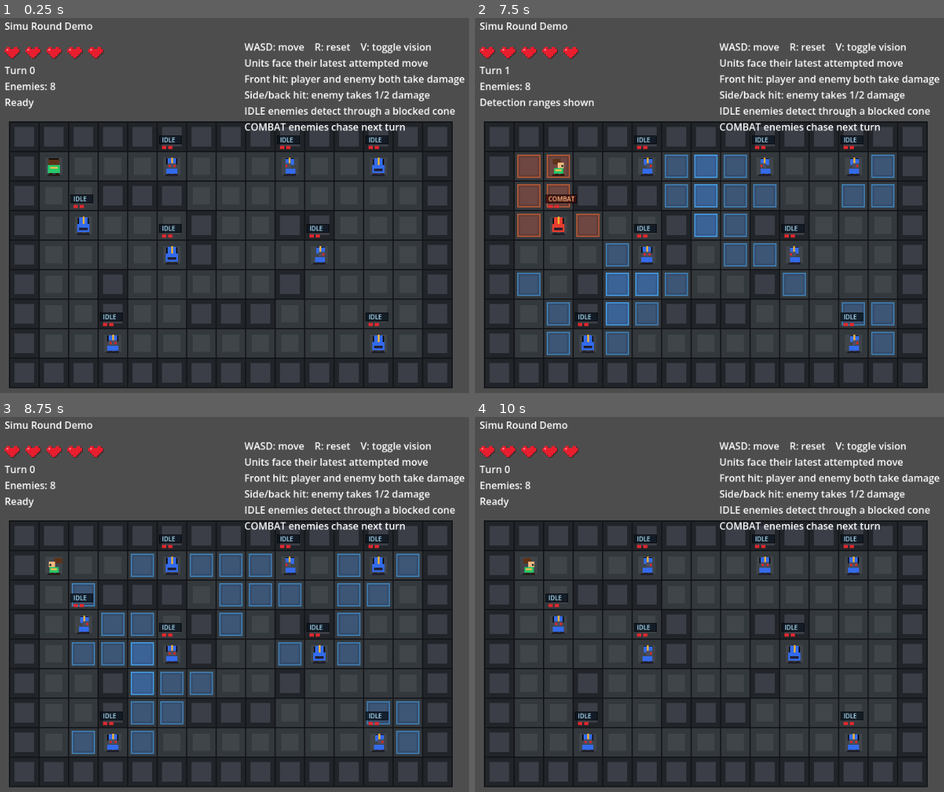
Above: before the commit, frames 1-4 (two rows, left to right).
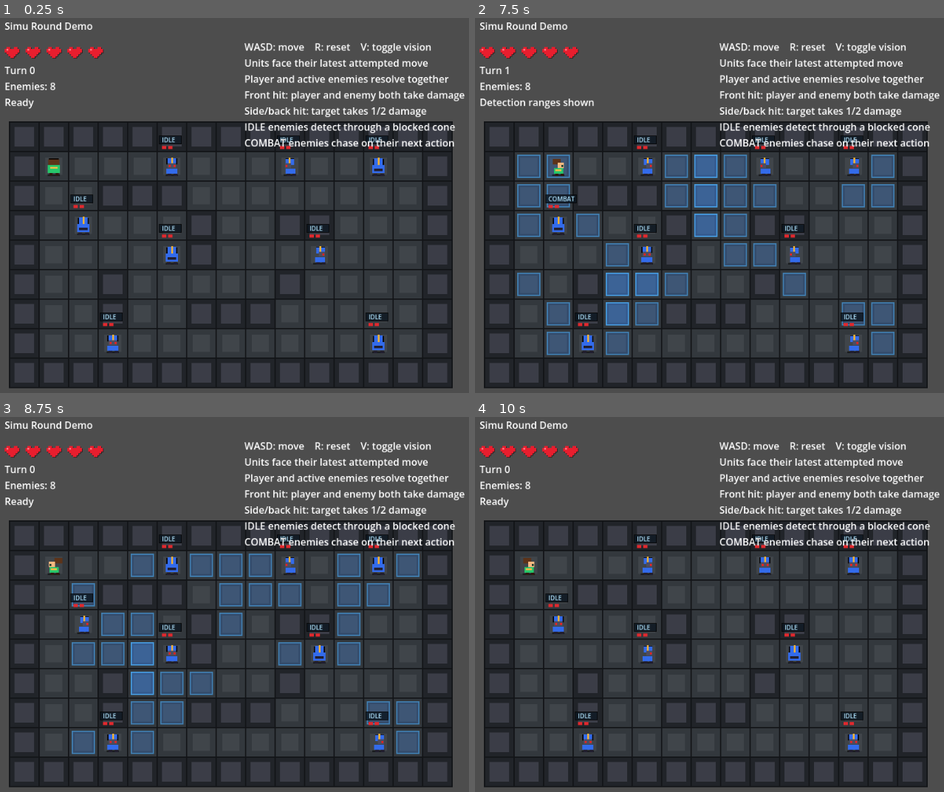
Above: after the commit, the same moments.

Repository: TreeGrassClanKindofLame/SimuRoundDemo
Game: Godot game, scene res://scenes/main.tscn
The game is run twice, just before and just after one commit, with the same random seed, the same clock (stepped at 60 frames per second) and the same inputs.
Inputs:
- Up to frame 1 (0.25 s): no input
- Up to frame 2 (7.5 s): tap Enter at 0.5, 2, 3.5 s; hold D 0.53-1.28 s; tap R every 1.5 s from 0.6 to 6.6 s; tap Space at 1.25, 2.75, 4.25 s; hold S 1.28-2.03 s; tap V every 1.5 s from 1.35 to 7.35 s; hold D 2.03-2.78 s; hold W 2.78-3.53 s; hold A 3.53-5.03 s; hold S 5.03-5.78 s; hold D 5.78-6.53 s; hold W 6.53-7.28 s; hold D from 7.28 s (still down)
- Up to frame 3 (8.75 s): release D at 8.03 s; hold S from 8.03 s (still down); tap R at 8.1 s
- Up to frame 4 (10 s): release S at 8.78 s; hold A 8.78-9.53 s; tap V at 8.85 s; hold W from 9.53 s (still down); tap R at 9.6 s

The runs differ from the first frame. In frame 1, 2.7% of the frame differs, in the area x 52-100%, y 15-35%; in frame 2, 4.6%, in the area x 8-100%, y 15-59%; in frame 3, 2.7%; in frame 4, 2.7%.

Commit message:
修改为真同时回合制

Diff:
--- a/scenes/main.tscn
+++ b/scenes/main.tscn
@@ -19,7 +19,9 @@
 offset_top = 96.0
 offset_right = 420.0
 offset_bottom = 168.0
-text = "Turn 0"
+text = "Turn 0
+Enemies: 8
+Ready"
 
 [node name="Help" type="Label" parent="HUD" unique_id=1110675165]
 offset_left = 430.0
@@ -28,7 +30,8 @@
 offset_bottom = 178.0
 text = "WASD: move    R: reset    V: toggle vision
 Units face their latest attempted move
+Player and active enemies resolve together
 Front hit: player and enemy both take damage
-Side/back hit: enemy takes 1/2 damage
+Side/back hit: target takes 1/2 damage
 IDLE enemies detect through a blocked cone
-COMBAT enemies chase next turn"
+COMBAT enemies chase on their next action"
--- a/scripts/main.gd
+++ b/scripts/main.gd
@@ -221,7 +221,6 @@
 		"max_hp": 2,
 		"alive": true,
 		"state": EnemyState.IDLE,
-		"just_alerted": false,
 		"bump_timer": 0.0,
 		"bump_dir": DIR_NONE,
 		"hit_timer": 0.0,
@@ -233,49 +232,373 @@
 		return
 
 	turn_collision_pairs.clear()
-	_try_move_player(player_delta)
+	var snapshot := _create_turn_snapshot()
+	var intents := _collect_turn_intents(player_delta, snapshot)
+	_apply_intent_facings(intents)
+	var turn_event := _resolve_turn_intents(intents, snapshot)
+	var alert_event := ""
 	if player_alive:
-		_update_enemy_alerts()
-	if player_alive:
-		_take_enemy_turns()
+		alert_event = _update_enemy_alerts()
+	if player_alive and alert_event != "" and (turn_event == "" or turn_event == "Player moves"):
+		last_event = alert_event
+	elif player_alive and turn_event != "":
+		last_event = turn_event
 	turn_count += 1
 	_update_hud()
 	queue_redraw()
 
-func _try_move_player(delta: Vector2i) -> void:
-	_face_player(delta)
-
-	var target: Vector2i = player_pos + delta
-	if not _is_walkable_cell(target):
+func _create_turn_snapshot() -> Dictionary:
+	var occupants := {}
+	var enemy_indices_by_id := {}
+	occupants[_cell_key(player_pos)] = "player"
+
+	for index in range(enemies.size()):
+		var enemy: Dictionary = enemies[index]
+		if not enemy["alive"]:
+			continue
+
+		var enemy_id := str(enemy["id"])
+		occupants[_cell_key(enemy["pos"])] = enemy_id
+		enemy_indices_by_id[enemy_id] = index
+
+	return {
+		"player_pos": player_pos,
+		"occupants": occupants,
+		"enemy_indices_by_id": enemy_indices_by_id,
+	}
+
+func _collect_turn_intents(player_delta: Vector2i, snapshot: Dictionary) -> Array[Dictionary]:
+	var intents: Array[Dictionary] = []
+	intents.append(_make_turn_intent("player", -1, snapshot["player_pos"], player_delta))
+
+	for index in range(enemies.size()):
+		var enemy: Dictionary = enemies[index]
+		if not enemy["alive"] or int(enemy["state"]) != EnemyState.COMBAT:
+			continue
+
+		var delta := _decide_enemy_chase_action(index)
+		intents.append(_make_turn_intent(str(enemy["id"]), index, enemy["pos"], delta))
+
+	return intents
+
+func _make_turn_intent(unit_id: String, enemy_index: int, from: Vector2i, delta: Vector2i) -> Dictionary:
+	var target := from + delta
+	return {
+		"unit_id": unit_id,
+		"enemy_index": enemy_index,
+		"from": from,
+		"to": target,
+		"delta": delta,
+		"valid_target": delta == DIR_NONE or _is_walkable_cell(target),
+	}
+
+func _apply_intent_facings(intents: Array[Dictionary]) -> void:
+	for intent in intents:
+		var delta: Vector2i = intent["delta"]
+		if delta == DIR_NONE:
+			continue
+
+		if _is_player_intent(intent):
+			_face_player(delta)
+		else:
+			_face_enemy(int(intent["enemy_index"]), delta)
+
+func _resolve_turn_intents(intents: Array[Dictionary], snapshot: Dictionary) -> String:
+	var blocked := {}
+	var intent_by_unit := {}
+	var target_claims := {}
+	var events: Array[String] = []
+	var moved_player := false
+	var moved_enemy := false
+
+	for intent in intents:
+		var unit_id := str(intent["unit_id"])
+		blocked[unit_id] = false
+		intent_by_unit[unit_id] = intent
+
+		var delta: Vector2i = intent["delta"]
+		if delta == DIR_NONE or not bool(intent["valid_target"]):
+			continue
+
+		var target_key := _cell_key(intent["to"])
+		if not target_claims.has(target_key):
+			target_claims[target_key] = []
+		target_claims[target_key].append(unit_id)
+
+	for intent in intents:
+		var unit_id := str(intent["unit_id"])
+		var delta: Vector2i = intent["delta"]
+		if delta == DIR_NONE:
+			continue
+
+		if not bool(intent["valid_target"]):
+			blocked[unit_id] = true
+			_add_bump_event(events, intent, "wall")
+
+	var occupants: Dictionary = snapshot["occupants"]
+	for target_key in target_claims.keys():
+		var claimants: Array = target_claims[target_key]
+		if claimants.size() < 2:
+			continue
+
+		if not _is_target_cell_available_for_claimants(target_key, claimants, occupants, intent_by_unit, blocked):
+			var occupant_id := ""
+			if occupants.has(target_key):
+				occupant_id = str(occupants[target_key])
+			for unit_id in claimants:
+				blocked[str(unit_id)] = true
+				var intent: Dictionary = intent_by_unit[str(unit_id)]
+				var collision_event := _resolve_occupied_cell_collision(intent, occupant_id, snapshot)
+				if collision_event != "":
+					_add_unique_event(events, collision_event)
+				else:
+					_add_bump_event(events, intent, "contest")
+			continue
+
+		var winner_id := _select_contested_cell_winner(claimants)
+		for unit_id in claimants:
+			if str(unit_id) == winner_id:
+				continue
+			blocked[str(unit_id)] = true
+			var intent: Dictionary = intent_by_unit[str(unit_id)]
+			_add_bump_event(events, intent, "contest")
+		_resolve_contested_cell_collisions(claimants, intent_by_unit, events)
+
+	for intent in intents:
+		var unit_id := str(intent["unit_id"])
+		var delta: Vector2i = intent["delta"]
+		if delta == DIR_NONE or not bool(intent["valid_target"]):
+			continue
+
+		var target_key := _cell_key(intent["to"])
+		if not occupants.has(target_key):
+			continue
+
+		var occupant_id := str(occupants[target_key])
+		if occupant_id == unit_id:
+			continue
+		if bool(blocked[unit_id]):
+			continue
+		if _can_enter_vacated_cell(intent, occupant_id, intent_by_unit, blocked):
+			continue
+
+		blocked[unit_id] = true
+		if intent_by_unit.has(occupant_id):
+			var occupant_intent: Dictionary = intent_by_unit[occupant_id]
+			if occupant_intent["delta"] != DIR_NONE:
+				blocked[occupant_id] = true
+				_add_bump_event(events, occupant_intent, "occupied")
+
+		var collision_event := _resolve_occupied_cell_collision(intent, occupant_id, snapshot)
+		if collision_event != "":
+			_add_unique_event(events, collision_event)
+		else:
+			_add_bump_event(events, intent, "occupied")
+
+	for intent in intents:
+		var unit_id := str(intent["unit_id"])
+		var delta: Vector2i = intent["delta"]
+		if delta == DIR_NONE:
+			continue
+
+		if bool(blocked[unit_id]):
+			_start_intent_bump(intent)
+			continue
+
+		if _is_player_intent(intent):
+			player_pos = intent["to"]
+			moved_player = true
+		else:
+			var enemy_index := int(intent["enemy_index"])
+			if enemy_index < 0 or enemy_index >= enemies.size() or not enemies[enemy_index]["alive"]:
+				continue
+			var enemy: Dictionary = enemies[enemy_index]
+			enemy["pos"] = intent["to"]
+			enemies[enemy_index] = enemy
+			moved_enemy = true
+
+	if player_alive and moved_player:
+		_add_unique_event(events, "Player moves")
+	if moved_enemy:
+		_add_unique_event(events, "Enemy chases player")
+
+	if not player_alive:
+		return last_event
+	return _select_turn_event(events)
+
+func _is_target_cell_available_for_claimants(target_key: String, claimants: Array, occupants: Dictionary, intent_by_unit: Dictionary, blocked: Dictionary) -> bool:
+	if not occupants.has(target_key):
+		return true
+
+	var occupant_id := str(occupants[target_key])
+	for unit_id in claimants:
+		var claimant_intent: Dictionary = intent_by_unit[str(unit_id)]
+		if not _can_enter_vacated_cell(claimant_intent, occupant_id, intent_by_unit, blocked):
+			return false
+	return true
+
+func _can_enter_vacated_cell(intent: Dictionary, occupant_id: String, intent_by_unit: Dictionary, blocked: Dictionary) -> bool:
+	if not intent_by_unit.has(occupant_id):
+		return false
+	if bool(blocked.get(occupant_id, false)):
+		return false
+
+	var occupant_intent: Dictionary = intent_by_unit[occupant_id]
+	var occupant_delta: Vector2i = occupant_intent["delta"]
+	if occupant_delta == DIR_NONE or not bool(occupant_intent["valid_target"]):
+		return false
+
+	var occupant_target: Vector2i = occupant_intent["to"]
+	var mover_start: Vector2i = intent["from"]
+	if occupant_target == mover_start:
+		return false
+	return true
+
+func _select_contested_cell_winner(claimants: Array) -> String:
+	for unit_id in claimants:
+		if str(unit_id) == "player":
+			return "player"
+	return str(claimants[rng.randi_range(0, claimants.size() - 1)])
+
+func _resolve_contested_cell_collisions(claimants: Array, intent_by_unit: Dictionary, events: Array[String]) -> void:
+	if not claimants.has("player"):
+		return
+
+	var hit_count := 0
+	for unit_id in claimants:
+		var enemy_id := str(unit_id)
+		if enemy_id == "player":
+			continue
+		if not _register_collision_pair("player", enemy_id):
+			continue
+
+		var enemy_intent: Dictionary = intent_by_unit[enemy_id]
+		var enemy_index := int(enemy_intent["enemy_index"])
+		if enemy_index < 0 or enemy_index >= enemies.size() or not enemies[enemy_index]["alive"]:
+			continue
+
+		_damage_enemy(enemy_index, DAMAGE_PER_COLLISION)
+		_damage_player(DAMAGE_PER_COLLISION)
+		hit_count += 1
+
+	if hit_count > 0:
+		_play_sound("hit")
+		_add_unique_event(events, _player_enemy_collision_event_text(CollisionSide.FRONT))
+
+func _resolve_occupied_cell_collision(intent: Dictionary, occupant_id: String, snapshot: Dictionary) -> String:
+	var unit_id := str(intent["unit_id"])
+	if unit_id != "player" and occupant_id != "player":
+		return ""
+
+	var enemy_indices_by_id: Dictionary = snapshot["enemy_indices_by_id"]
+	if unit_id == "player":
+		if not enemy_indices_by_id.has(occupant_id):
+			return ""
+		if not _register_collision_pair("player", occupant_id):
+			return "Player and enemy already collided this turn"
+
+		var enemy_index := int(enemy_indices_by_id[occupant_id])
+		if enemy_index < 0 or enemy_index >= enemies.size() or not enemies[enemy_index]["alive"]:
+			return ""
+
+		var enemy: Dictionary = enemies[enemy_index]
+		var enemy_pos: Vector2i = enemy["pos"]
+		var enemy_facing: Vector2i = enemy["facing"]
+		var attacker_pos: Vector2i = intent["from"]
+		var collision_side := _collision_side(enemy_pos, enemy_facing, attacker_pos)
+		var enemy_damage := _enemy_collision_damage(collision_side)
+		var player_damage := _player_collision_damage(collision_side)
+		_damage_enemy(enemy_index, enemy_damage)
+		if player_damage > 0:
+			_damage_player(player_damage)
+		_play_sound("hit")
+		return _player_enemy_collision_event_text(collision_side)
+
+	if occupant_id != "player":
+		return ""
+	if not _register_collision_pair("player", unit_id):
+		return "Player and enemy already collided this turn"
+
+	var attacker_enemy_index := int(intent["enemy_index"])
+	if attacker_enemy_index < 0 or attacker_enemy_index >= enemies.size() or not enemies[attacker_enemy_index]["alive"]:
+		return ""
+
+	var enemy_attacker_pos: Vector2i = intent["from"]
+	var player_side := _collision_side(player_pos, player_facing, enemy_attacker_pos)
+	var damage_to_player := _enemy_collision_damage(player_side)
+	var damage_to_enemy := _player_collision_damage(player_side)
+	if damage_to_enemy > 0:
+		_damage_enemy(attacker_enemy_index, damage_to_enemy)
+	if damage_to_player > 0:
+		_damage_player(damage_to_player)
+	_play_sound("hit")
+	return _enemy_player_collision_event_text(player_side)
+
+func _add_bump_event(events: Array[String], intent: Dictionary, reason: String) -> void:
+	if _is_player_intent(intent):
+		if reason == "wall":
+			_add_unique_event(events, "Player bumps into a wall")
+		elif reason == "occupied":
+			_add_unique_event(events, "Player bumps into an occupied cell")
+		else:
+			_add_unique_event(events, "Player cannot enter a contested cell")
+		return
+
+	if reason == "wall":
+		_add_unique_event(events, "Enemy bumps into wall")
+	elif reason == "occupied":
+		var target: Vector2i = intent["to"]
+		if target == player_pos:
+			_add_unique_event(events, "Enemy bumps into player")
+		else:
+			_add_unique_event(events, "Enemy bumps into enemy")
+	else:
+		_add_unique_event(events, "Enemies contest the same cell")
+
+func _start_intent_bump(intent: Dictionary) -> void:
+	var delta: Vector2i = intent["delta"]
+	if delta == DIR_NONE:
+		return
+
+	if _is_player_intent(intent):
 		_start_player_bump(delta)
-		_play_sound("bump")
-		last_event = "Player bumps into a wall"
-		return
-
-	var enemy_index := _enemy_at(target)
-	if enemy_index != -1:
-		_start_player_bump(delta)
-		if _register_collision_pair("player", _enemy_unit_id(enemy_index)):
-			var enemy: Dictionary = enemies[enemy_index]
-			var enemy_pos: Vector2i = enemy["pos"]
-			var enemy_facing: Vector2i = enemy["facing"]
-			var collision_side := _collision_side(enemy_pos, enemy_facing, player_pos)
-			var enemy_damage := _enemy_collision_damage(collision_side)
-			var player_damage := _player_collision_damage(collision_side)
-			_damage_enemy(enemy_index, enemy_damage)
-			if player_damage > 0:
-				_damage_player(player_damage)
-			_play_sound("hit")
-			last_event = _player_enemy_collision_event_text(collision_side)
-		else:
-			_play_sound("bump")
-			last_event = "Player and enemy already collided this turn"
-		return
-
-	player_pos = target
-	last_event = "Player moves"
-
-func _update_enemy_alerts() -> void:
+	else:
+		_start_enemy_bump(int(intent["enemy_index"]), delta)
+	_play_sound("bump")
+
+func _is_player_intent(intent: Dictionary) -> bool:
+	return str(intent["unit_id"]) == "player"
+
+func _add_unique_event(events: Array[String], event_text: String) -> void:
+	if event_text == "":
+		return
+	if not events.has(event_text):
+		events.append(event_text)
+
+func _select_turn_event(events: Array[String]) -> String:
+	for event_text in events:
+		if event_text.begins_with("Front collision") or event_text.begins_with("Back collision") or event_text.begins_with("Side collision"):
+			return event_text
+	for event_text in events:
+		if event_text == "Player and enemy already collided this turn":
+			return event_text
+	for event_text in events:
+		if event_text.begins_with("Player bumps") or event_text.begins_with("Player cannot"):
+			return event_text
+	for event_text in events:
+		if event_text.begins_with("Enemy") or event_text.begins_with("Enemies"):
+			return event_text
+	for event_text in events:
+		if event_text == "Player moves":
+			return event_text
+	if events.size() > 0:
+		return events[0]
+	return ""
+
+func _cell_key(cell: Vector2i) -> String:
+	return "%d,%d" % [cell.x, cell.y]
+
+func _update_enemy_alerts() -> String:
 	var alerted_count := 0
 	for index in range(enemies.size()):
 		var enemy: Dictionary = enemies[index]
@@ -283,30 +606,14 @@
 			continue
 		if _enemy_can_detect_player(enemy):
 			enemy["state"] = EnemyState.COMBAT
-			enemy["just_alerted"] = true
 			enemies[index] = enemy
 			alerted_count += 1
 
 	if alerted_count == 1:
-		last_event = "An enemy spotted the player"
+		return "An enemy spotted the player"
 	elif alerted_count > 1:
-		last_event = "%d enemies spotted the player" % alerted_count
-
-func _take_enemy_turns() -> void:
-	for index in range(enemies.size()):
-		if not player_alive:
-			return
-		if not enemies[index]["alive"] or int(enemies[index]["state"]) != EnemyState.COMBAT:
-			continue
-
-		var enemy: Dictionary = enemies[index]
-		if bool(enemy["just_alerted"]):
-			enemy["just_alerted"] = false
-			enemies[index] = enemy
-			continue
-
-		var delta := _decide_enemy_chase_action(index)
-		_try_move_enemy(index, delta)
+		return "%d enemies spotted the player" % alerted_count
+	return ""
 
 func _decide_enemy_chase_action(index: int) -> Vector2i:
 	_setup_chase_astar(index)
@@ -315,34 +622,6 @@
 	if path.size() < 2:
 		return DIR_NONE
 	return path[1] - enemy_pos
-
-func _try_move_enemy(index: int, delta: Vector2i) -> void:
-	if delta == DIR_NONE:
-		return
-
-	_face_enemy(index, delta)
-	var enemy: Dictionary = enemies[index]
-	var target: Vector2i = enemy["pos"] + delta
-	if not _is_walkable_cell(target):
-		_start_enemy_bump(index, delta)
-		_play_sound("bump")
-		return
-
-	if target == player_pos:
-		_start_enemy_bump(index, delta)
-		_play_sound("bump")
-		last_event = "Enemy bumps into player"
-		return
-
-	if _enemy_at(target) != -1:
-		_start_enemy_bump(index, delta)
-		_play_sound("bump")
-		last_event = "Enemy bumps into enemy"
-		return
-
-	enemy["pos"] = target
-	enemies[index] = enemy
-	last_event = "Enemy chases player"
 
 func _damage_player(amount: int) -> void:
 	if not player_alive:
@@ -395,17 +674,6 @@
 	enemy["bump_timer"] = BUMP_DURATION
 	enemies[index] = enemy
 
-func _enemy_at(cell: Vector2i) -> int:
-	for index in range(enemies.size()):
-		if enemies[index]["alive"] and enemies[index]["pos"] == cell:
-			return index
-	return -1
-
-func _enemy_unit_id(index: int) -> String:
-	if index < 0 or index >= enemies.size():
-		return "missing"
-	return str(enemies[index]["id"])
-
 func _register_collision_pair(unit_a: String, unit_b: String) -> bool:
 	var pair := [unit_a, unit_b]
 	pair.sort()
@@ -440,6 +708,14 @@
 		CollisionSide.BACK:
 			return "Back collision: enemy takes heavy damage"
 	return "Side collision: enemy takes damage"
+
+func _enemy_player_collision_event_text(collision_side: int) -> String:
+	match collision_side:
+		CollisionSide.FRONT:
+			return "Front collision: player and enemy both take damage"
+		CollisionSide.BACK:
+			return "Back collision: player takes heavy damage"
+	return "Side collision: player takes damage"
 
 func _setup_chase_astar(current_enemy_index: int) -> void:
 	astar_grid.region = Rect2i(Vector2i.ZERO, Vector2i(_map_width(), _map_height()))
@@ -610,8 +886,6 @@
 	for enemy in enemies:
 		if enemy["alive"] or float(enemy["death_timer"]) > 0.0:
 			var enemy_color := _enemy_color(enemy["ai"])
-			if int(enemy["state"]) == EnemyState.COMBAT:
-				enemy_color = Color(0.90, 0.24, 0.18)
 			var alpha := 1.0
 			var unit_scale := 1.0
 			if float(enemy["hit_timer"]) > 0.0:
@@ -635,9 +909,6 @@
 			continue
 		var range_color := Color(0.22, 0.55, 1.0, 0.24)
 		var border_color := Color(0.30, 0.70, 1.0, 0.55)
-		if int(enemy["state"]) == EnemyState.COMBAT:
-			range_color = Color(1.0, 0.30, 0.16, 0.24)
-			border_color = Color(1.0, 0.44, 0.20, 0.58)
 		for cell in _visible_detection_cells(enemy):
 			var rect := _cell_rect(cell).grow(-6)
 			draw_rect(rect, range_color)
@@ -763,14 +1034,9 @@
 	var top_left := _cell_rect(enemy["pos"]).position + Vector2(4, -25) + offset
 	var text_width := float(text.length() * 7)
 	var tag_rect := Rect2(top_left, Vector2(maxf(34.0, text_width + 8.0), 13))
-	var fill_color := Color(0.04, 0.08, 0.12, 0.82)
-	var text_color := Color(0.70, 0.90, 1.0)
-	if int(enemy["state"]) == EnemyState.COMBAT:
-		fill_color = Color(0.24, 0.05, 0.04, 0.86)
-		text_color = Color(1.0, 0.76, 0.54)
-	draw_rect(tag_rect, fill_color)
+	draw_rect(tag_rect, Color(0.04, 0.08, 0.12, 0.82))
 	draw_rect(tag_rect, Color(0.02, 0.02, 0.02, 0.85), false, 1.0)
-	draw_string(font, top_left + Vector2(4, 10), text, HORIZONTAL_ALIGNMENT_LEFT, -1.0, font_size, text_color)
+	draw_string(font, top_left + Vector2(4, 10), text, HORIZONTAL_ALIGNMENT_LEFT, -1.0, font_size, Color(0.70, 0.90, 1.0))
 
 func _player_bump_offset() -> Vector2:
 	return _bump_offset(player_bump_timer, player_bump_dir)
Not shown, changed: README.md
